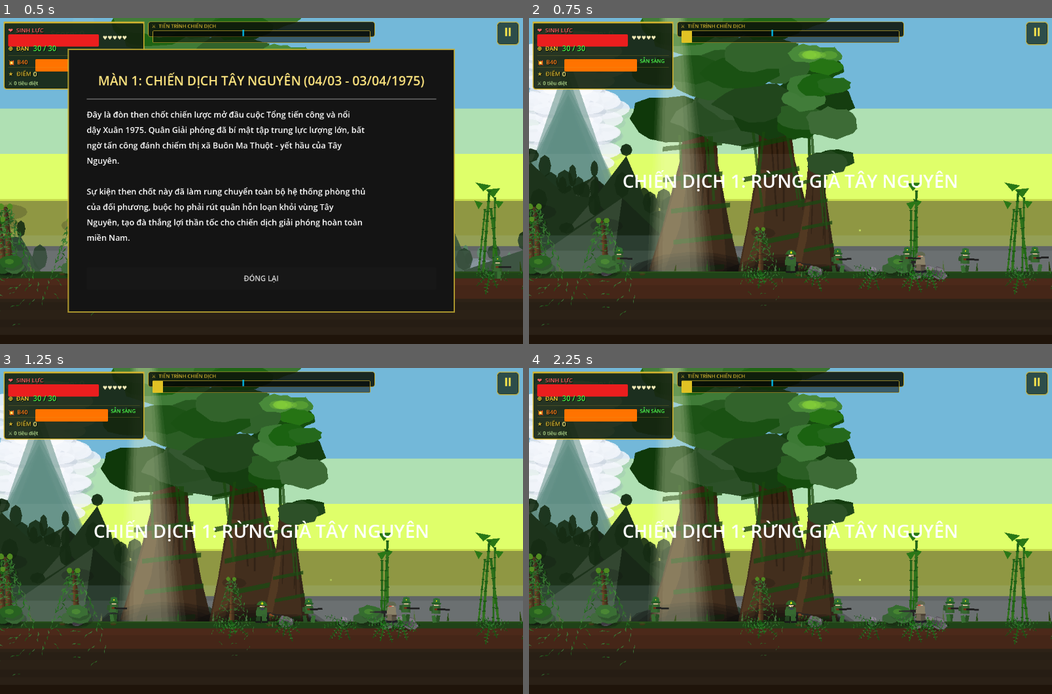
Above: before the commit, frames 1-4 (two rows, left to right).
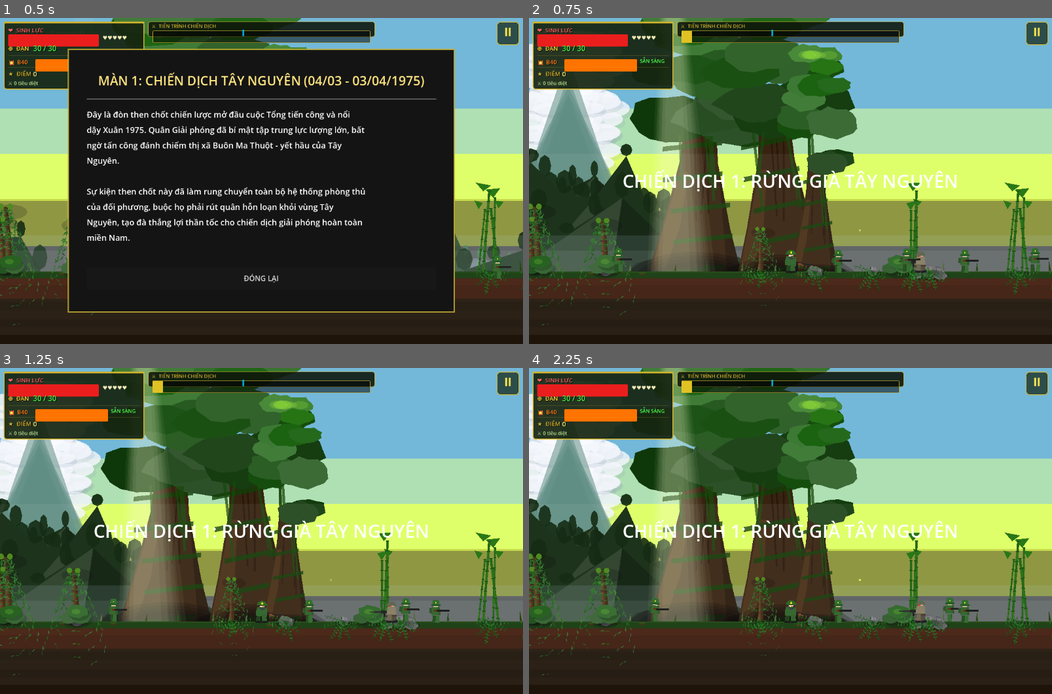
Above: after the commit, the same moments.

Repository: dangkhoa31204/alien-shooter
Game: Godot game, scene res://scenes/contra_main.tscn
Two runs of this game, one before a commit and one after it. Both use one fixed random seed, a clock stepped at 60 frames per second and the inputs below. This scene is started directly instead of the project's main scene.
Inputs:
- Up to frame 1 (0.5 s): no input
- Up to frame 2 (0.75 s): click "ĐÓNG LẠI" at 0.5 s
- Up to frame 3 (1.25 s): no input
- Up to frame 4 (2.25 s): click "⏸" at 1.25 s; click "▶ TIẾP TỤC [ESC]" at 2 s

Frame 1 is identical in both runs. In frame 2, 0.4% of the frame differs, in the area x 16-100%, y 70-79%; in frame 3, 0.4%; in frame 4, 0.3%.

Commit message:
Thêm âm thanh bước chân cho bề mặt đường và cỏ

Diff:
--- a/project.godot
+++ b/project.godot
@@ -1,3 +1,11 @@
+; Engine configuration file.
+; It's best edited using the editor UI and not directly,
+; since the parameters that go here are not all obvious.
+;
+; Format:
+;   [section] ; section goes between []
+;   param=value ; assign values to parameters
+
 config_version=5
 
 [application]
--- a/scripts/audio_manager.gd
+++ b/scripts/audio_manager.gd
@@ -25,6 +25,9 @@
 	"footstep_grass_1": "res://assets/audio/walk-on-grass-1.mp3",
 	"footstep_grass_2": "res://assets/audio/walk-on-grass-2.mp3",
 	"footstep_grass_3": "res://assets/audio/walk-on-grass-3.mp3",
+	"footstep_road_1": "res://assets/audio/step-1.mp3",
+	"footstep_road_2": "res://assets/audio/step-2.mp3",
+	"footstep_road_3": "res://assets/audio/step-3.mp3",
 }
 var _mp3_sfx_loaded := false
 
@@ -95,6 +98,7 @@
 	if not PlayerData.sfx_enabled: return
 	var variants := {
 		"grass": ["footstep_grass_1", "footstep_grass_2", "footstep_grass_3"],
+		"road": ["footstep_road_1", "footstep_road_2", "footstep_road_3"],
 	}
 	var list: Array = variants.get(surface, variants["grass"])
 	if list.size() == 0: return
--- a/scripts/contra_player.gd
+++ b/scripts/contra_player.gd
@@ -310,7 +310,9 @@
 
 	if is_on_floor() and abs(velocity.x) > 10 and int(_walk_time * 2.0) % 5 == 0:
 		_spawn_dust()
-		Audio.play_footstep()
+		var _main := _get_main_scene()
+		var _surface := "road" if (_main and _main.current_stage in [4, 5]) else "grass"
+		Audio.play_footstep(_surface)
 
 func _fire_rpg() -> void:
 	_is_firing_rpg = true
@@ -483,7 +485,9 @@
 		# Emit footstep dust on each leg strike (sign change in step)
 		if prev_step * step < 0.0:
 			_spawn_footstep_dust()
-			Audio.play_footstep()
+			var _main2 := _get_main_scene()
+			var _surface2 := "road" if (_main2 and _main2.current_stage in [4, 5]) else "grass"
+			Audio.play_footstep(_surface2)
 		_leg_l.position.x = -4 + step * 9; _leg_r.position.x = 4 - step * 9
 		_leg_l.rotation = step * 0.25; _leg_r.rotation = -step * 0.25
 		_body_node.position.y = abs(step) * -5 + 2 # Adds "lean" bounce
Not shown, changed: assets/audio/step-3.mp3.import
Not shown, changed: assets/audio/step-3.mp3
